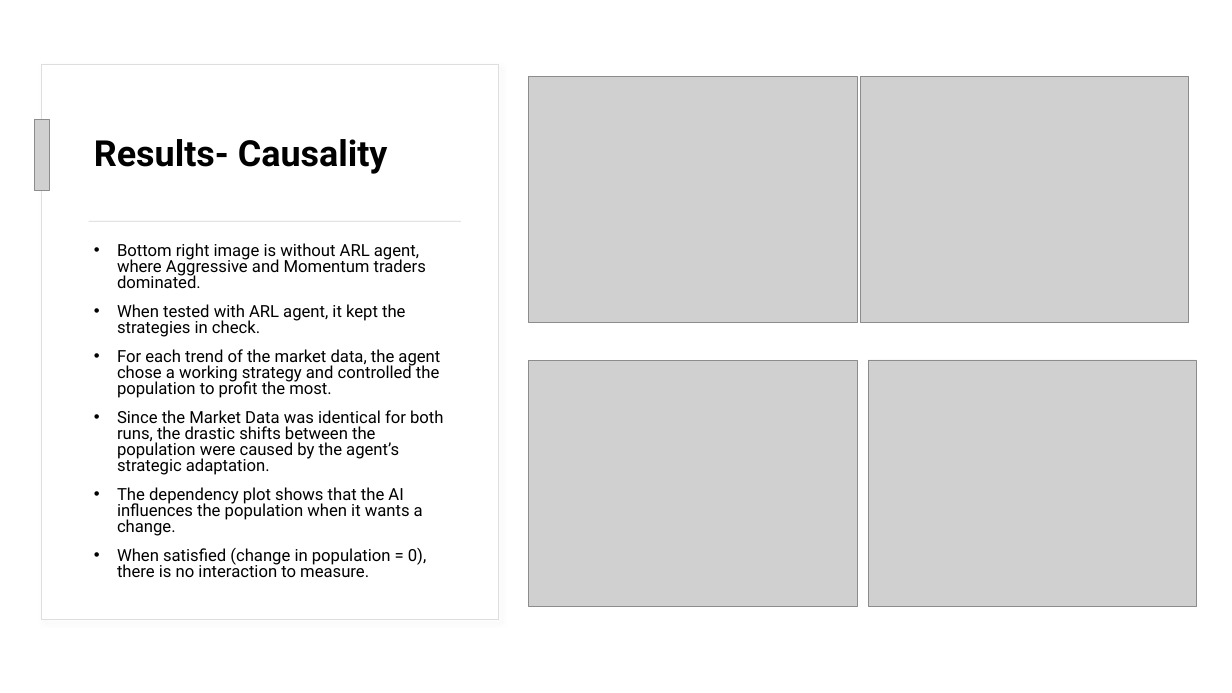
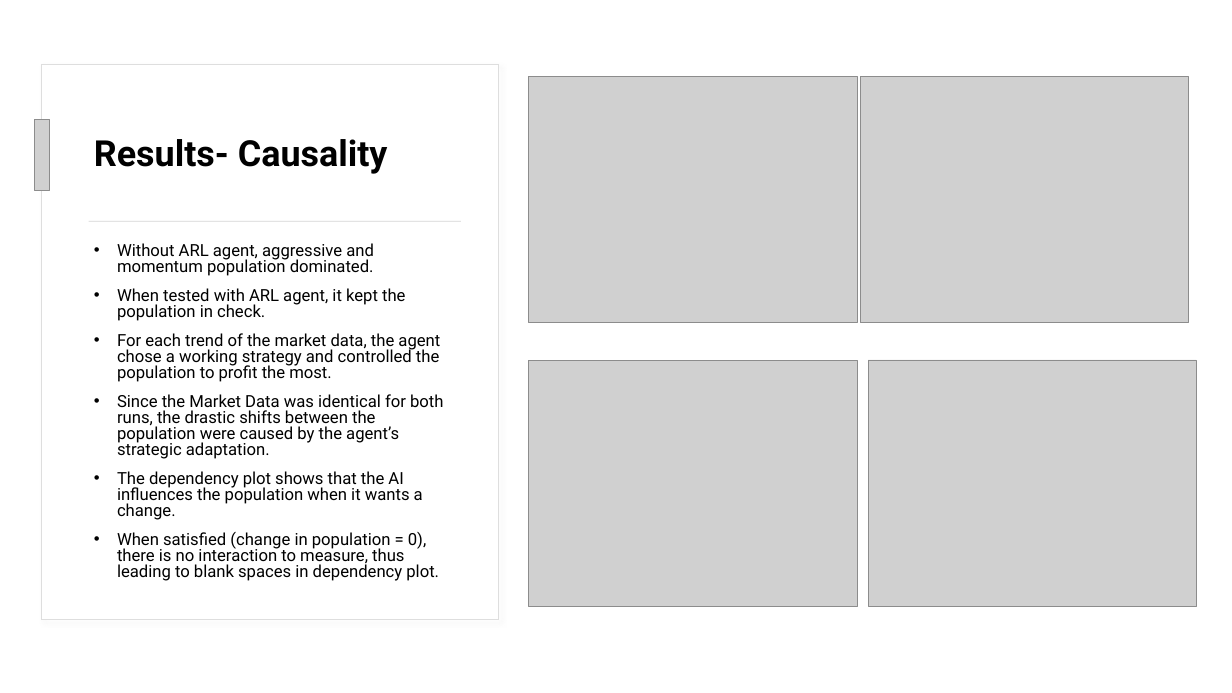
Before and after one commit to Srithwak/Coevolutionary_ARL_vs_EGT_agents_research, a slide deck: slide 10 of presentation.pptx. Drawn at 1232x693 pixels with LibreOffice and Linux fonts; fonts in the diff are those of the drawing; grey boxes stand for pictures. Boxes give left, top, right and bottom in pixels: in the first picture for what was removed or moved away, otherwise in the second. Text is boxed around its words. In the diff, an @@ line names an element or a change of style, - is before the commit and + after.

```diff
--- a/presentation.pptx
+++ b/presentation.pptx
@@ text at [117, 243, 405, 321]: text changed @@
-• Bottom right image is without ARL agent, where Aggressive and Momentum traders dominated.
-• When tested with ARL agent, it kept the strategies in check.
+• Without ARL agent, aggressive and momentum population dominated.
+• When tested with ARL agent, it kept the population in check.
@@ text at [117, 532, 439, 581]: text changed @@
-• When satisfied (change in population = 0), there is no interaction to measure.
+• When satisfied (change in population = 0), there is no interaction to measure, thus leading to blank spaces in dependency plot.
```
Also in this commit, not shown: 9 other slides changed, 1 slide removed, 3 other files.
